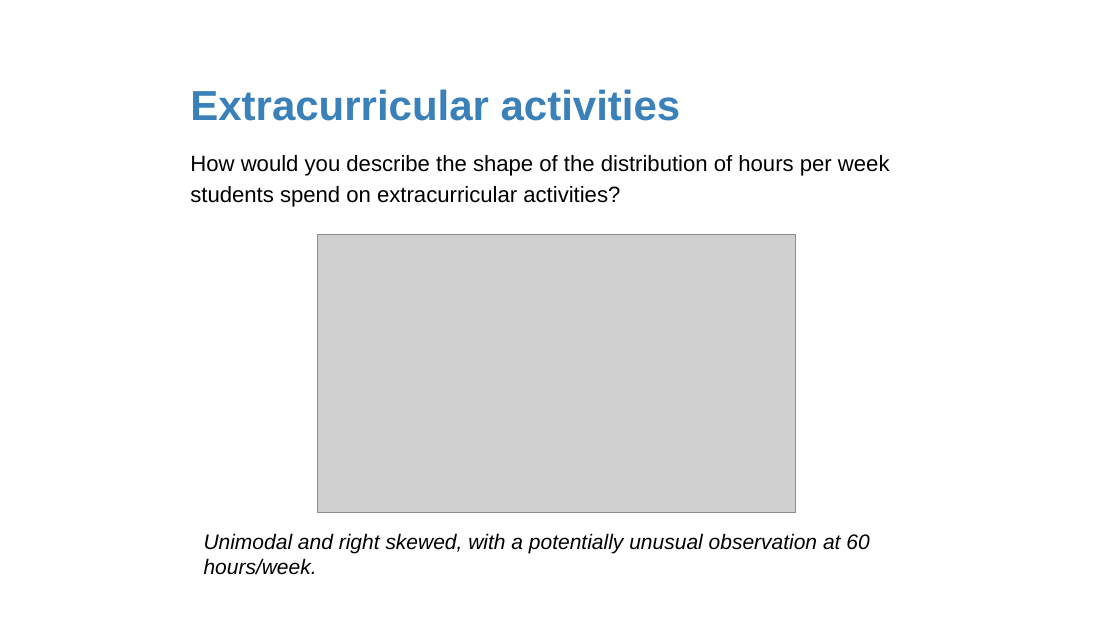
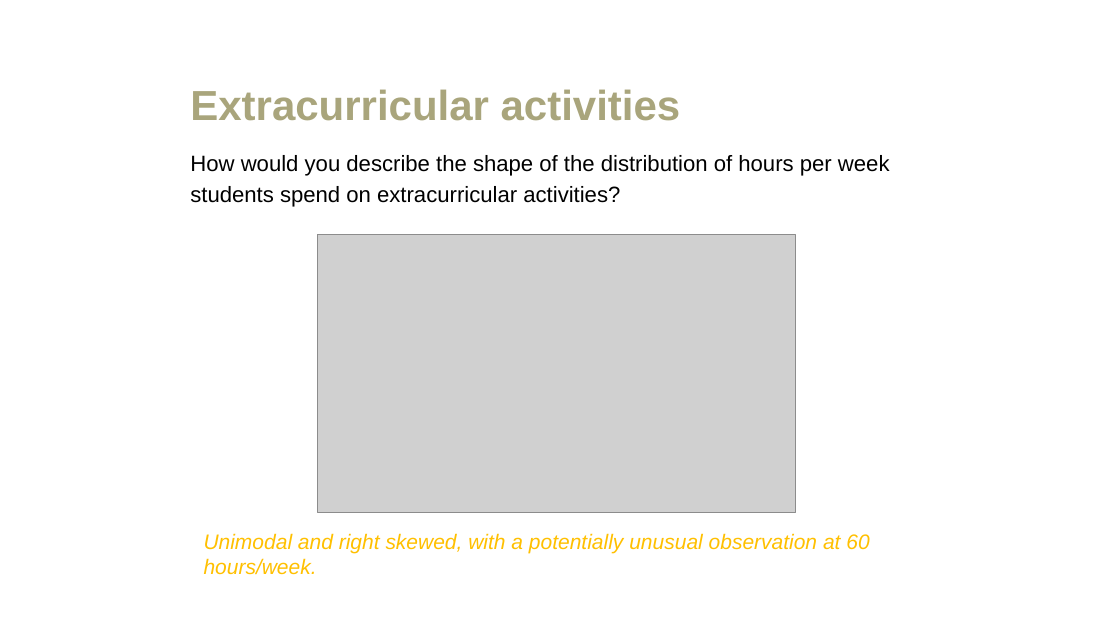
Before and after one commit to amosca01/MATH108-F23, a slide deck: slide 11 of slides/04-summarizing-data.pptx (slide 10 before the commit). Drawn at 1120x630 pixels with LibreOffice and Linux fonts; fonts in the diff are those of the drawing; grey boxes stand for pictures. Boxes give left, top, right and bottom in pixels: in the first picture for what was removed or moved away, otherwise in the second. Text is boxed around its words. In the diff, an @@ line names an element or a change of style, - is before the commit and + after.

```diff
--- a/slides/04-summarizing-data.pptx
+++ b/slides/04-summarizing-data.pptx
@@ title "Extracurricular activities" at (x1=190, y1=89, x2=681, y2=121): text colour #3A81BA to #A9A57C @@
@@ text "Unimodal and right skewed, with ..." at (x1=204, y1=533, x2=869, y2=575): text colour #000000 to #FFC000 @@
```
Also in this commit, not shown: 60 other slides changed, 4 slides added, 4 slides removed, 4 other files.
